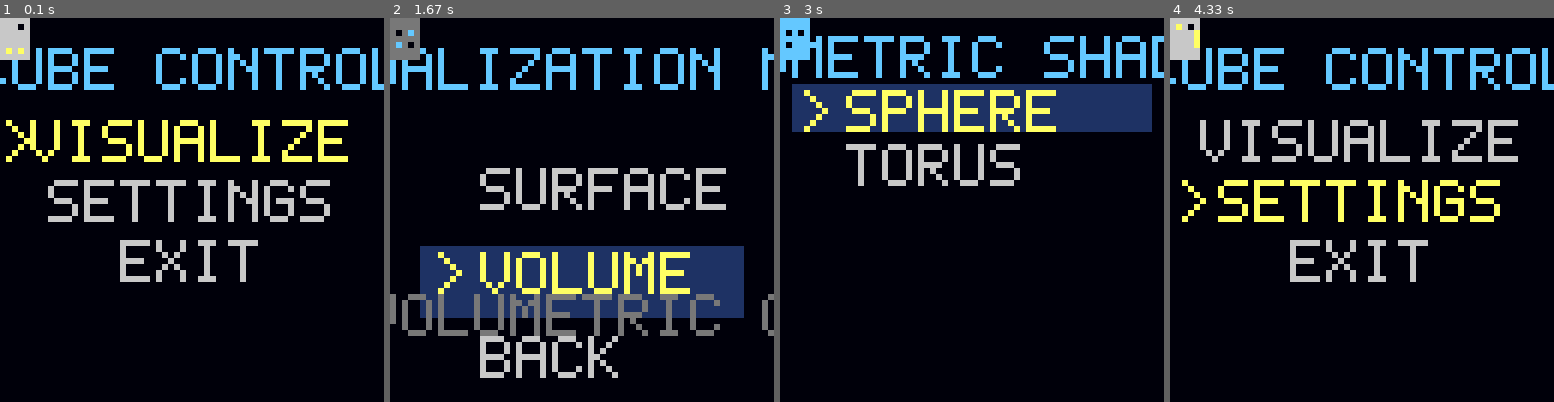
Above: before the commit, frames 1-4 (left to right).
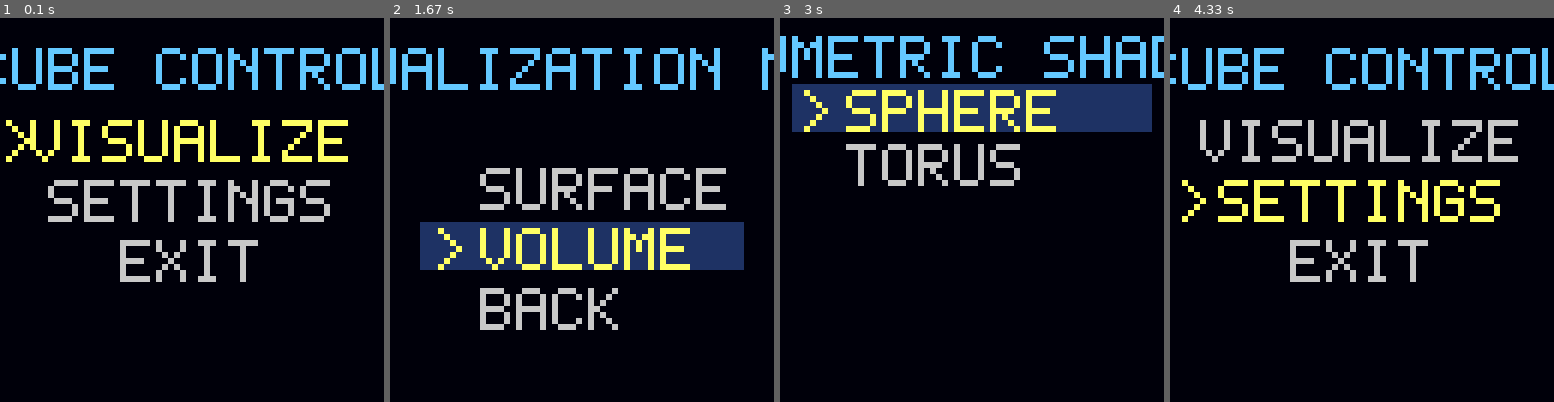
Above: after the commit, the same moments.

Repository: brodykellish/cube
Game: pygame game, started from cube_control.py
The game is run twice, just before and just after one commit, with the same random seed, the same clock (stepped at 60 frames per second) and the same inputs.
Inputs:
- Up to frame 1 (0.1 s): no input
- Up to frame 2 (1.67 s): tap Enter at 0.33 s; tap W at 0.67 s; tap Down at 1 s
- Up to frame 3 (3 s): tap Space at 1.83 s; tap Enter at 2.17 s
- Up to frame 4 (4.33 s): tap Space at 3.5 s; tap B at 3.83 s; tap Down at 4.17 s

The runs differ from the first frame. In frame 1, 0.8% of the frame differs, in the area x 0-8%, y 0-11%; in frame 2, 22%, in the area x 0-100%, y 0-94%; in frame 3, 0.5%; in frame 4, 0.8%.

Commit message:
Fixed patch

Diff:
--- a/shaders/navigate.glsl
+++ b/shaders/navigate.glsl
@@ -89,10 +89,5 @@
         col = vec3(0.1, 0.1, 0.15);
     }
 
-    // Display input state as overlay (for debugging)
-    if (length(fragCoord - iResolution.xy * vec2(0.1, 0.9)) < 20.0) {
-        col = mix(col, vec3(1.0, 0.0, 0.0), 0.5); // Red dot = input active
-    }
-
     fragColor = vec4(col, 1.0);
 }
--- a/src/cube/menu/controller.py
+++ b/src/cube/menu/controller.py
@@ -271,8 +271,8 @@
                             mode = self.volumetric_display_modes[self.volumetric_display_mode_index]
                             print(f"Display mode: {mode.upper()}")
 
-                    # Clear menu layer
-                    self.menu_layer[:, :] = 0
+                    # Clear menu layer (all RGB channels)
+                    self.menu_layer[:, :, :] = 0
 
                     # Get current display mode
                     current_mode = self.volumetric_display_modes[self.volumetric_display_mode_index]
@@ -291,8 +291,8 @@
                     x_offset = (self.width - face_size) // 2
                     y_offset = (self.height - face_size) // 2
 
-                    # Clear shader layer and draw face
-                    self.shader_layer[:, :] = 0
+                    # Clear shader layer and draw face (all RGB channels)
+                    self.shader_layer[:, :, :] = 0
                     if x_offset >= 0 and y_offset >= 0:
                         self.shader_layer[y_offset:y_offset+face_size, x_offset:x_offset+face_size] = face_pixels
                     else:
@@ -303,8 +303,8 @@
                         display_h = min(face_size - crop_y, self.height)
                         self.shader_layer[:display_h, :display_w] = face_pixels[crop_y:crop_y+display_h, crop_x:crop_x+display_w]
 
-                    # Clear debug layer first
-                    self.debug_layer[:, :] = 0
+                    # Clear debug layer first (all RGB channels)
+                    self.debug_layer[:, :, :] = 0
 
                     # Always show current face mode indicator
                     self._render_volumetric_mode_indicator(current_mode)
@@ -352,16 +352,16 @@
                     keyboard.set_key_state('forward', keys[pygame.K_e])
                     keyboard.set_key_state('backward', keys[pygame.K_c])
 
-                    # Clear menu layer (not used in shader mode)
-                    self.menu_layer[:, :] = 0
+                    # Clear menu layer (not used in shader mode, all RGB channels)
+                    self.menu_layer[:, :, :] = 0
 
                     # Render shader to its layer
                     self.shader_renderer.render()
                     pixels = self.shader_renderer.read_pixels()
                     self.shader_layer[:, :] = pixels
 
-                    # Clear debug layer
-                    self.debug_layer[:, :] = 0
+                    # Clear debug layer (all RGB channels)
+                    self.debug_layer[:, :, :] = 0
 
                     # Render debug overlay if enabled
                     if self.settings.get('debug_ui', False):
@@ -383,16 +383,18 @@
                             running = self._handle_state_transition(next_state)
                             print(f"[DEBUG] Running after transition: {running}")
 
-                    # Clear shader layer (not used in menu mode)
-                    self.shader_layer[:, :] = 0
+                    # Clear shader layer (not used in menu mode, all RGB channels)
+                    self.shader_layer[:, :, :] = 0
 
                     # Render current menu state to menu layer
                     self.current_state.render(self.renderer)
 
-                    # Clear debug layer
-                    self.debug_layer[:, :] = 0
-
-                    # Don't render debug overlay in menu mode
+                    # Clear debug layer (all RGB channels)
+                    self.debug_layer[:, :, :] = 0
+
+                    # Render debug overlay if enabled
+                    if self.settings.get('debug_ui', False):
+                        self._render_debug_overlay()
 
                     self.display.show()
 
--- a/src/cube/menu/menu_renderer.py
+++ b/src/cube/menu/menu_renderer.py
@@ -146,8 +146,9 @@
             Total width of drawn text
         """
         if center:
-            # Calculate total width first
-            total_width = sum(self.draw_char(c, 0, 0, color, scale) for c in text)
+            # Calculate total width without drawing (each char is 5 pixels + 1 spacing)
+            char_width = 6 * scale
+            total_width = len(text) * char_width
             x = x - total_width // 2
 
         cursor_x = x
--- a/src/cube/menu/menu_states.py
+++ b/src/cube/menu/menu_states.py
@@ -231,7 +231,7 @@
         renderer.draw_text_centered(shader_name, y=shader_y, color=(150, 150, 150), scale=scale)
 
         # Menu options
-        item_height = 12 * scale
+        item_height = 10 * scale
         y_start = 25 * scale
 
         for i, (label, mode, description) in enumerate(self.options):
@@ -257,11 +257,6 @@
                 color = (100, 100, 100)
 
             renderer.draw_text(label, 15 * scale, y, color=color, scale=scale)
-
-            # Draw description (smaller)
-            if description and is_selected:
-                desc_y = y + 7 * scale
-                renderer.draw_text_centered(description, y=desc_y, color=(120, 120, 120), scale=scale)
 
     def handle_input(self, key: Optional[str]) -> Optional[str]:
         """Handle camera mode selection input."""
@@ -308,7 +303,7 @@
         renderer.draw_text_centered("VISUALIZATION MODE", y=title_y, color=(100, 200, 255), scale=scale)
 
         # Menu options
-        item_height = 14 * scale
+        item_height = 10 * scale
         y_start = 25 * scale
 
         for i, (label, mode, description) in enumerate(self.options):
@@ -330,11 +325,6 @@
             # Draw option label
             color = (255, 255, 100) if is_selected else (200, 200, 200)
             renderer.draw_text(label, 15 * scale, y, color=color, scale=scale)
-
-            # Draw description (smaller)
-            if description and is_selected:
-                desc_y = y + 7 * scale
-                renderer.draw_text_centered(description, y=desc_y, color=(120, 120, 120), scale=scale)
 
     def handle_input(self, key: Optional[str]) -> Optional[str]:
         """Handle visualization mode selection input."""
--- a/src/cube/shader/shader_renderer_base.py
+++ b/src/cube/shader/shader_renderer_base.py
@@ -97,6 +97,31 @@
         """Clean up platform-specific resources."""
         pass
 
+    def _get_glsl_version(self) -> str:
+        """
+        Get the GLSL version string for this platform.
+
+        Override in subclasses to specify platform-specific GLSL version.
+        Default is OpenGL ES 1.0 (#version 100).
+        """
+        return "100"
+
+    def _get_attribute_keyword(self) -> str:
+        """
+        Get the attribute keyword for this GLSL version.
+
+        Returns 'attribute' for GLSL ES 100, 'in' for modern GLSL.
+        """
+        return "attribute"
+
+    def _get_precision_statement(self) -> str:
+        """
+        Get the precision statement for fragment shaders.
+
+        Returns precision statement for GLSL ES, empty for desktop GLSL.
+        """
+        return "precision mediump float;"
+
     def handle_events(self) -> bool:
         """
         Handle platform-specific events (optional, for window lifecycle).
@@ -179,15 +204,19 @@
         with open(path, 'r') as f:
             fragment_source = f.read()
 
-        vertex_source = """#version 100
-attribute vec2 position;
-void main() {
+        glsl_version = self._get_glsl_version()
+        attribute_keyword = self._get_attribute_keyword()
+        precision_statement = self._get_precision_statement()
+
+        vertex_source = f"""#version {glsl_version}
+{attribute_keyword} vec2 position;
+void main() {{
     gl_Position = vec4(position, 0.0, 1.0);
-}
+}}
 """
 
-        fragment_wrapped = f"""#version 100
-precision mediump float;
+        fragment_wrapped = f"""#version {glsl_version}
+{precision_statement}
 uniform vec3 iResolution;
 uniform float iTime;
 uniform float iTimeDelta;
--- a/src/cube/shader/shader_renderer_glut.py
+++ b/src/cube/shader/shader_renderer_glut.py
@@ -69,6 +69,18 @@
         """Swap buffers (no-op for offscreen rendering)."""
         pass
 
+    def _get_glsl_version(self) -> str:
+        """Use desktop OpenGL GLSL version 120 for macOS."""
+        return "120"
+
+    def _get_attribute_keyword(self) -> str:
+        """Use 'attribute' keyword for GLSL 120."""
+        return "attribute"
+
+    def _get_precision_statement(self) -> str:
+        """Desktop GLSL doesn't require precision qualifiers."""
+        return ""
+
     def cleanup(self):
         """Clean up GLUT resources."""
         self.input_manager.cleanup()
